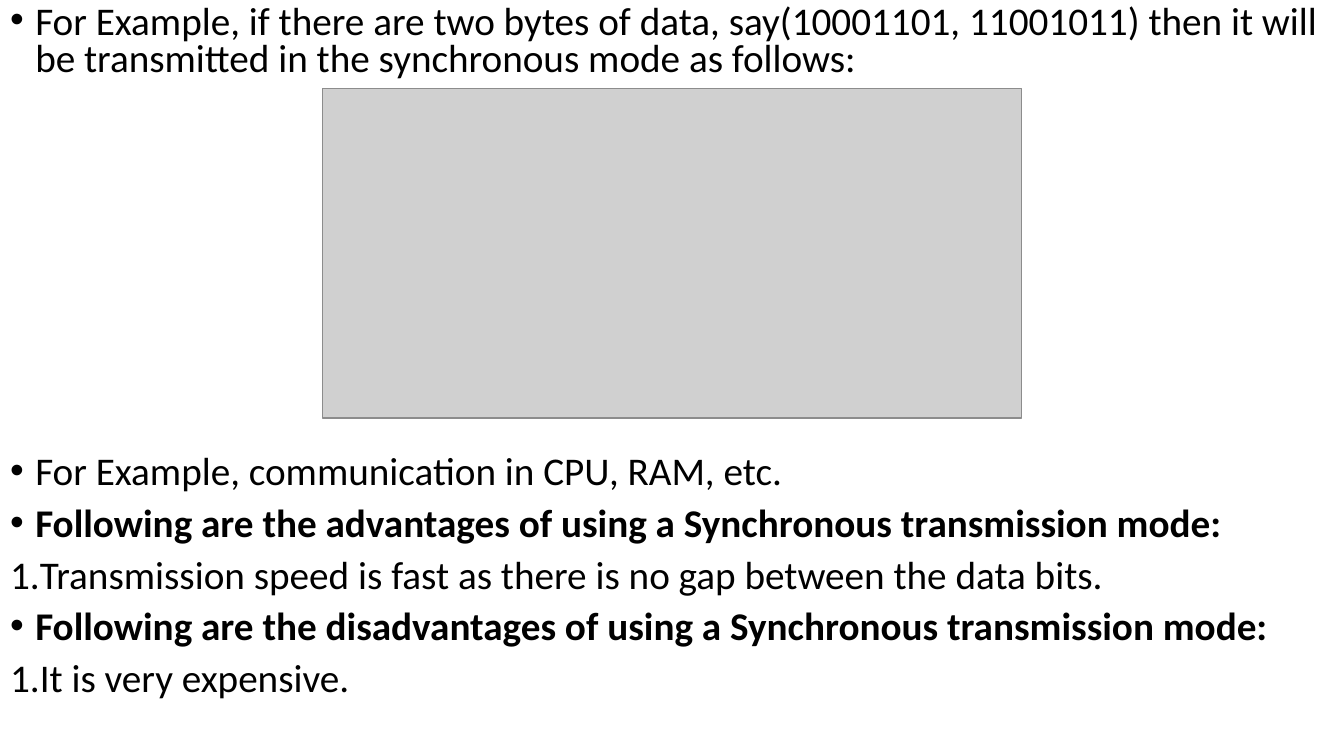
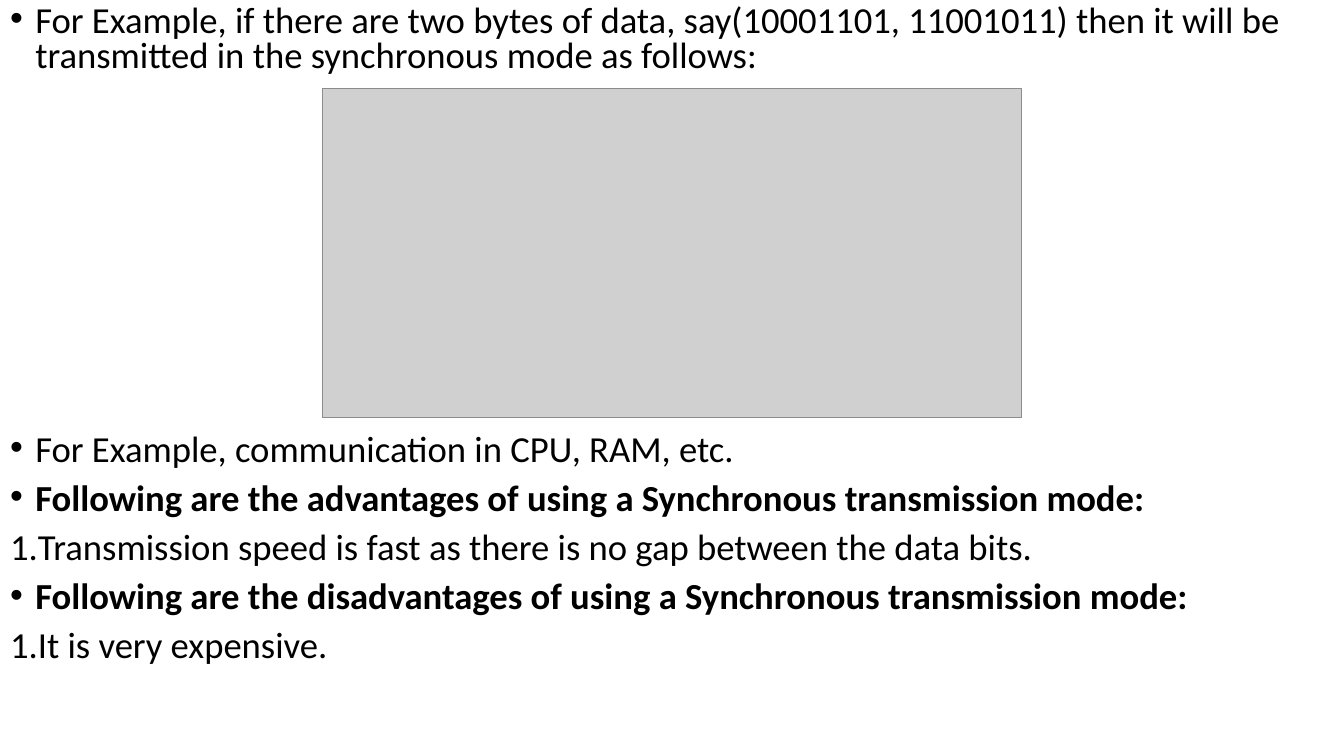
Before and after one commit to Mrcoderv/BCA-UnlimateNote-New, a slide deck: slide 26 of 5th sem/ComputerNetwork/Chapter new 1.pptx. Drawn at 1344x756 pixels with LibreOffice and Linux fonts; fonts in the diff are those of the drawing; grey boxes stand for pictures. Boxes give left, top, right and bottom in pixels: in the first picture for what was removed or moved away, otherwise in the second. Text is boxed around its words. In the diff, an @@ line names an element or a change of style, - is before the commit and + after.

```diff
--- a/5th sem/ComputerNetwork/Chapter new 1.pptx
+++ b/5th sem/ComputerNetwork/Chapter new 1.pptx
@@ text "For Example, if there are ..." at [10,6,1279,664]: size 28 to 26.2 pt @@
```
Also in this commit, not shown: 8 other slides changed, 2 other files.
